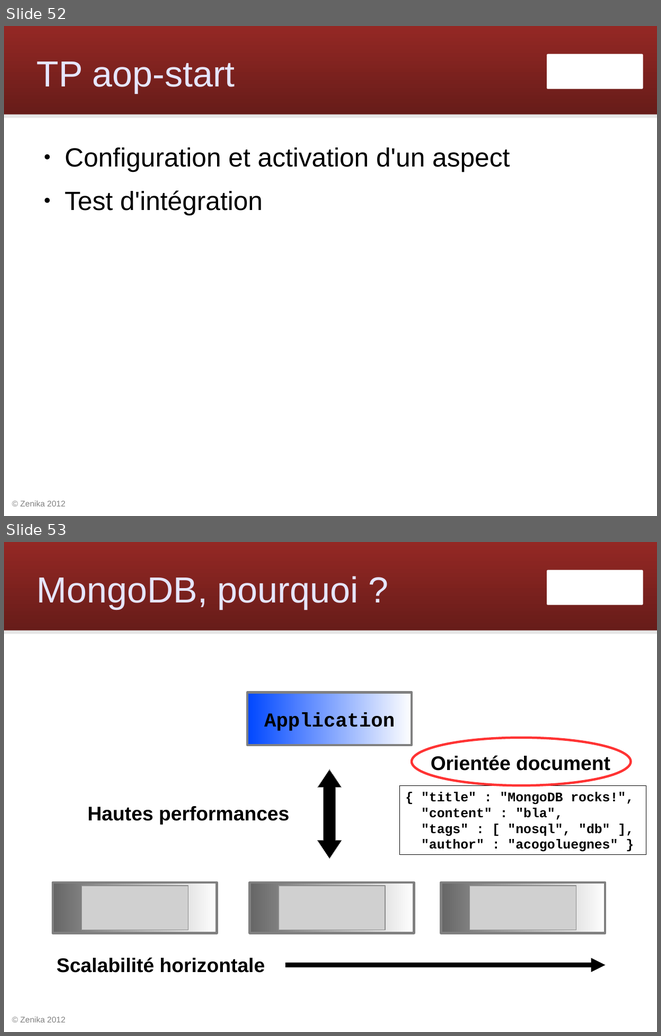
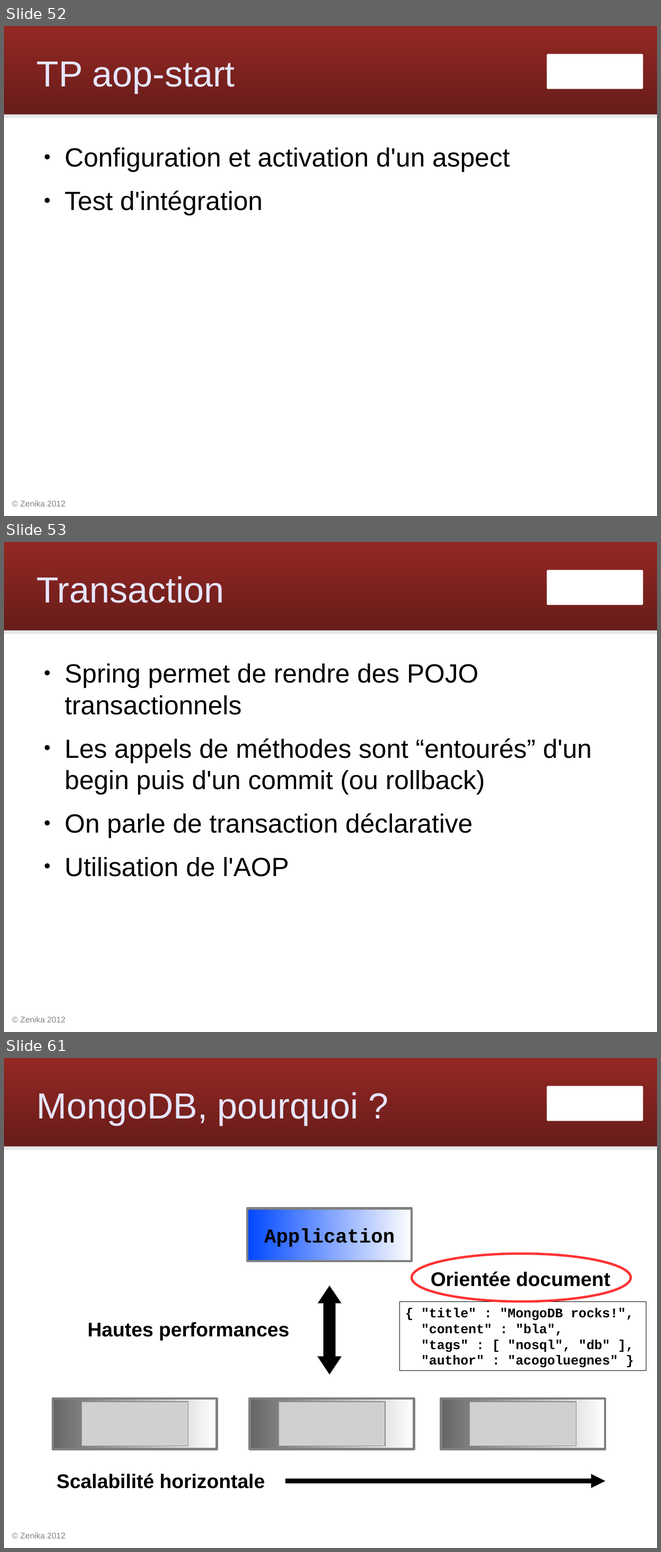
Before and after one commit to Zenika/workshop-spring-core, a slide deck: spring-workshop.odp. Shown one above the other, each under a label of ours: slides 52 and 53 before the commit, slides 52, 53 and 61 after it; the slides between them are not shown. The pictures are 661x1036 and 661x1552 pixels, drawn with LibreOffice and Linux fonts; fonts in the diff are those of the drawing; grey boxes stand for pictures; background and template pictures are left out. Boxes give left, top, right and bottom in pixels: in the first picture for what was removed or moved away, otherwise in the second. Text is boxed around its words. In the diff, an @@ line names an element or a change of style, - is before the commit and + after.

Commit message:
slides transaction

```diff
--- a/spring-workshop.odp
+++ b/spring-workshop.odp
@@ slide 53 added at bbox=[4, 542, 657, 1032], background #FFFFFF; not listed: 4 template elements that a slide beside it also shows @@
@@ title added at bbox=[37, 576, 224, 603], 44 pt, text #E6E6FF @@
+Transaction
@@ text added at bbox=[64, 663, 592, 876], 32 pt, text #000000 @@
+● Spring permet de rendre des POJO transactionnels
+● Les appels de méthodes sont “entourés” d'un begin puis d'un commit (ou rollback)
+● On parle de transaction déclarative
+● Utilisation de l'AOP
@@ what was slide 53 is now slide 61 @@
```
Also in this commit, not shown: 7 other slides added.
